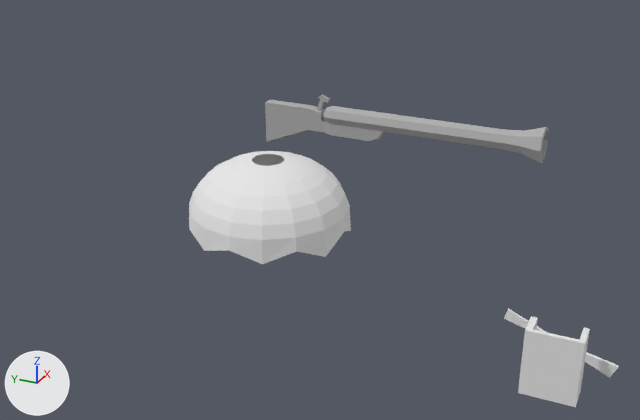
The Blender file assets/gear.blend as it was, and as the next commit left it.
Both versions are drawn from a camera (50 mm lens) standing at (-12.52, -4.62, 4.55) and looking at (-3.34, -0.49, -0.05). Arrows for +X, +Y and +Z are at lower left; the lights stay in place.

Objects in the first picture: 'Cylinder', 'Parachute1', 'Prop01'.
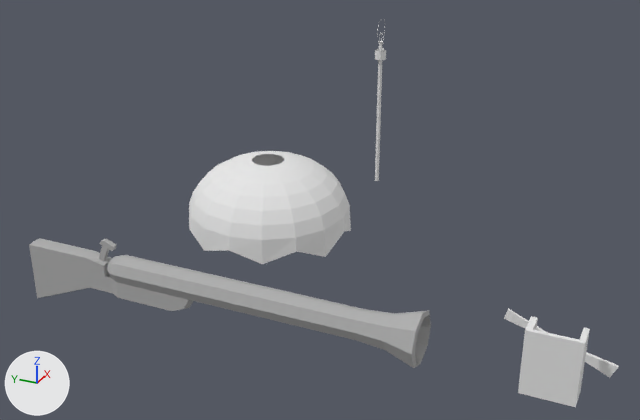
Pixel boxes (x1, y1, x2, y2) of what changed, in the pictures (640 x 420 px):
```json
{"object": "Cylinder", "change": "moved", "before": [265, 95, 549, 163], "after": [29, 238, 431, 368]}
{"object": "elecTorch1", "change": "added", "after": [375, 21, 386, 181]}
```

Edits to the scene script, one JSON object a line:
```json
{"op": "add", "block": "mat_material_017", "code": ["mat_material_017 = diffuse_material('Material.017')", "mat_material_017.base_color = (0.8, 0.8, 0.8)  # white #e7e7e7"]}
{"op": "add", "block": "me_cylinder_011", "code": ["me_cylinder_011 = bpy.data.meshes.new('Cylinder.011')", "me_cylinder_011.from_pydata(...)  # 104 vertices, 80 faces; spans x -0.17..0.17, y -0.08..0.08, z -1.0..1.62", "me_cylinder_011.materials.append(mat_material_017)  # white #e7e7e7"]}
{"op": "set", "path": "ob_cylinder.location", "old": "(0.0, 0.0, 0.0)", "new": "(-5.7, 0.0, 0.0)"}
{"op": "add", "block": "ob_electorch1", "code": ["ob_electorch1 = bpy.data.objects.new('elecTorch1', me_cylinder_011)", "ob_electorch1.location = (0.0, 0.0, 0.0)"]}
```
